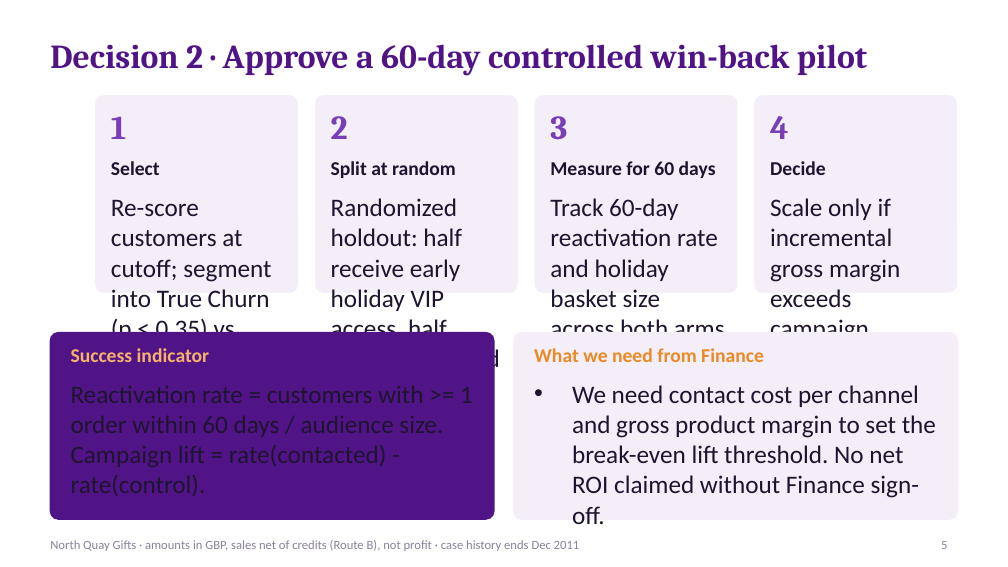
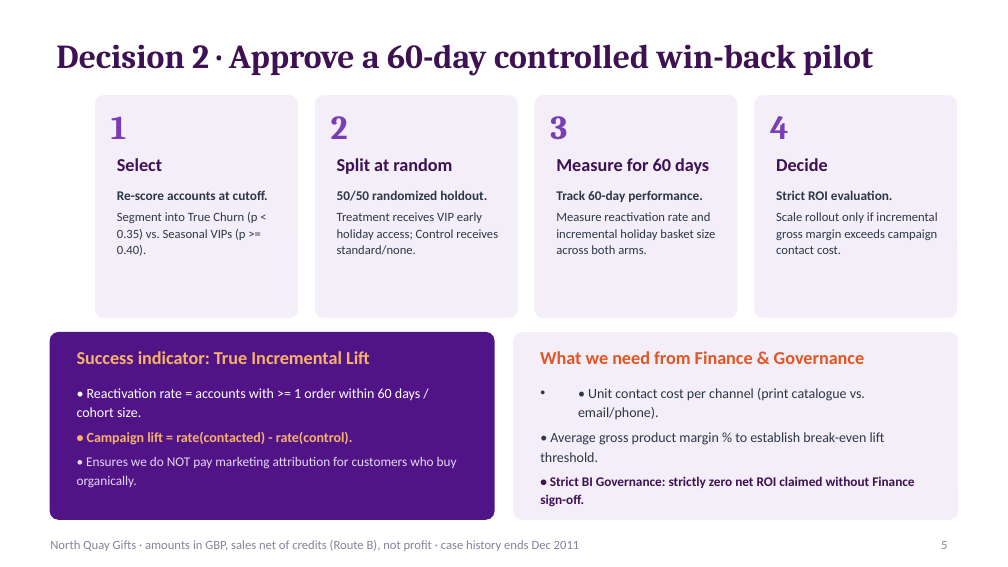
Before and after one commit to RusselKu/North_Quay_Gifts_UPY, a slide deck: slide 5 of A-3-6_ModelingStrategy/Activity 4. Executive Presentation.pptx. Drawn at 1008x567 pixels with LibreOffice and Linux fonts; fonts in the diff are those of the drawing. Boxes give left, top, right and bottom in pixels: in the first picture for what was removed or moved away, otherwise in the second. Text is boxed around its words. In the diff, an @@ line names an element or a change of style, - is before the commit and + after.

Commit message:
fix(A-3-6): polish executive presentation layout, fix text overlapping, and elevate Business Intelligence pitch

```diff
--- a/A-3-6_ModelingStrategy/Activity 4. Executive Presentation.pptx
+++ b/A-3-6_ModelingStrategy/Activity 4. Executive Presentation.pptx
@@ title "Decision 2 · Approve a ..." at (x1=56, y1=44, x2=873, y2=76): text colour #511487 to #3D1152 @@
@@ rounded rectangle resized from (x1=96, y1=96, x2=297, y2=292) to (x1=96, y1=96, x2=297, y2=318) @@
@@ rounded rectangle resized from (x1=316, y1=96, x2=517, y2=292) to (x1=316, y1=96, x2=517, y2=318) @@
@@ rounded rectangle resized from (x1=535, y1=96, x2=737, y2=292) to (x1=535, y1=96, x2=737, y2=318) @@
@@ rounded rectangle resized from (x1=755, y1=96, x2=957, y2=292) to (x1=755, y1=96, x2=957, y2=318) @@
@@ size 14 to 13 pt, text colour #1E1430 to #3D1152 in 4 elements at (x1=117, y1=158, x2=162, y2=171), (x1=337, y1=158, x2=452, y2=174), (x1=556, y1=158, x2=709, y2=174), (x1=776, y1=158, x2=828, y2=171) @@
@@ text at (x1=117, y1=190, x2=268, y2=256): text changed; size 18 to 9 pt; text colour #1E1430 to #2D3748 @@
-Re-score customers at cutoff; segment into True Churn (p < 0.35) vs. Seasonal VIPs (p >= 0.40)
+Re-score accounts at cutoff.
+Segment into True Churn (p < 0.35) vs. Seasonal VIPs (p >= 0.40).
@@ text at (x1=337, y1=190, x2=498, y2=255): text changed; size 18 to 9 pt; text colour #1E1430 to #2D3748 @@
-Randomized holdout: half receive early holiday VIP access, half receive standard communication
+50/50 randomized holdout.
+Treatment receives VIP early holiday access; Control receives standard/none.
@@ text at (x1=556, y1=190, x2=716, y2=254): text changed; size 18 to 9 pt; text colour #1E1430 to #2D3748 @@
-Track 60-day reactivation rate and holiday basket size across both arms
+Track 60-day performance.
+Measure reactivation rate and incremental holiday basket size across both arms.
@@ text at (x1=776, y1=190, x2=937, y2=254): text changed; size 18 to 9 pt; text colour #1E1430 to #2D3748 @@
-Scale only if incremental gross margin exceeds campaign contact cost
+Strict ROI evaluation.
+Scale rollout only if incremental gross margin exceeds campaign contact cost.
@@ text at (x1=77, y1=351, x2=370, y2=364): text changed; size 14 to 13 pt @@
-Success indicator
+Success indicator: True Incremental Lift
@@ text at (x1=540, y1=351, x2=864, y2=364): text changed; size 14 to 13 pt; text colour #E98A26 to #E05624 @@
-What we need from Finance
+What we need from Finance & Governance
@@ text added at (x1=77, y1=388, x2=457, y2=488), 10 pt, text #E2D9F3 @@
+• Reactivation rate = accounts with >= 1 order within 60 days / cohort size.
+• Campaign lift = rate(contacted) - rate(control).
+• Ensures we do NOT pay marketing attribution for customers who buy organically.
@@ text at (x1=540, y1=388, x2=914, y2=507): text changed; size 18 to 10 pt; text colour #1E1430 to #2D3748 @@
-• We need contact cost per channel and gross product margin to set the break-even lift threshold. No net ROI claimed without Finance sign-off.
+• • Unit contact cost per channel (print catalogue vs. email/phone).
+• Average gross product margin % to establish break-even lift threshold.
+• Strict BI Governance: strictly zero net ROI claimed without Finance sign-off.
```
Also in this commit, not shown: 7 other slides changed.
